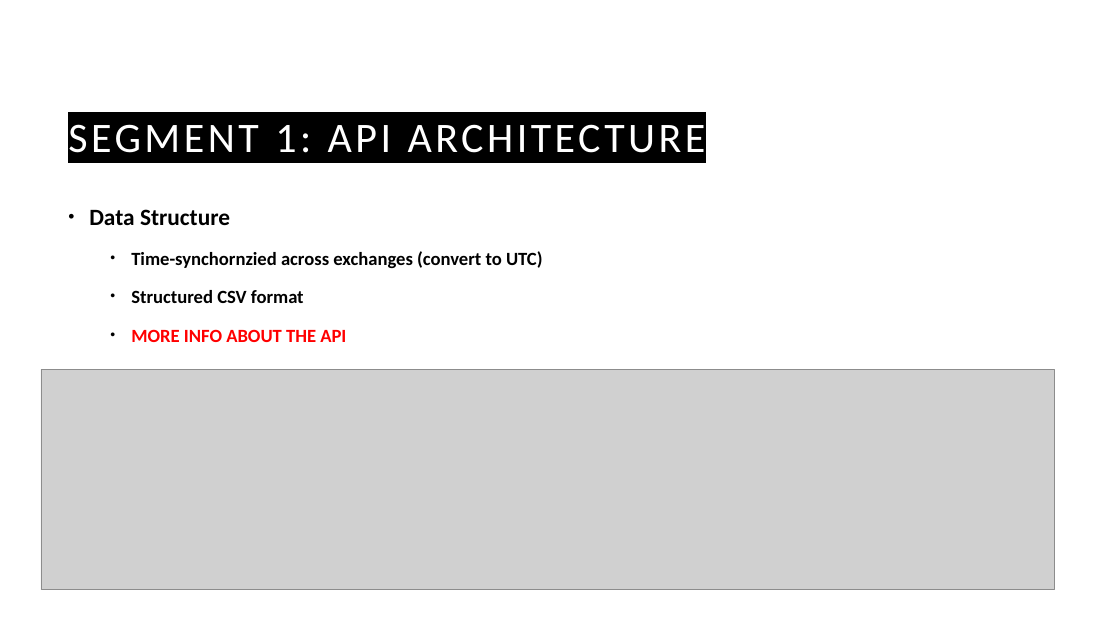
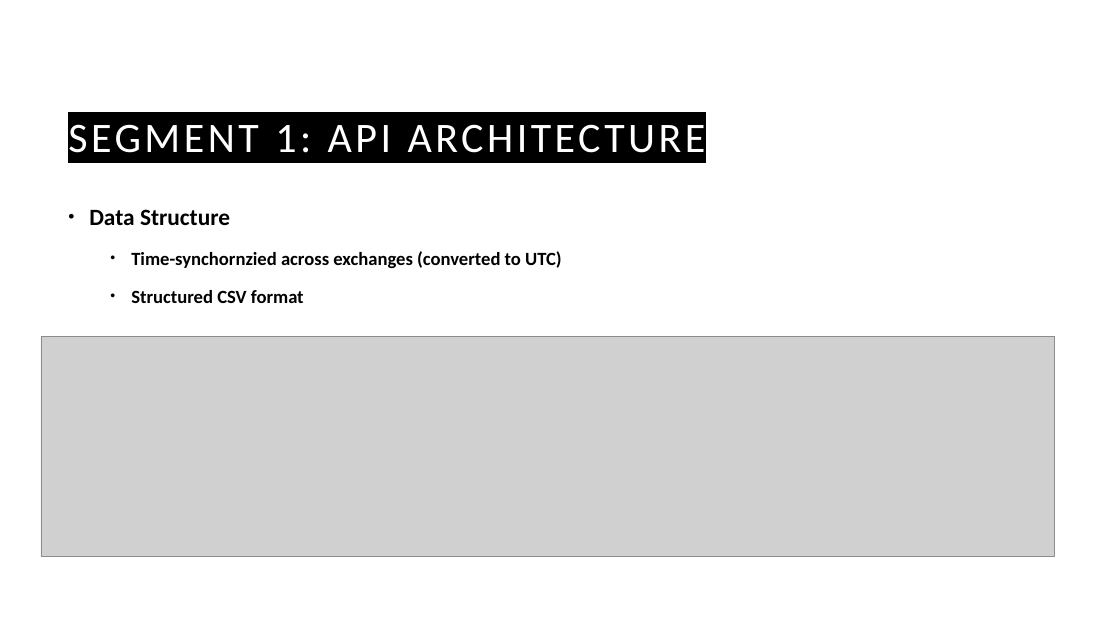
Before and after one commit to guyHarem/TAU_DS_Project, a slide deck: slide 7 of Presentations/Cryto Arbitrage P2.pptx (slide 6 before the commit). Drawn at 1120x630 pixels with LibreOffice and Linux fonts; fonts in the diff are those of the drawing; grey boxes stand for pictures; background and template pictures are left out. Boxes give left, top, right and bottom in pixels: in the first picture for what was removed or moved away, otherwise in the second. Text is boxed around its words. In the diff, an @@ line names an element or a change of style, - is before the commit and + after.

```diff
--- a/Presentations/Cryto Arbitrage P2.pptx
+++ b/Presentations/Cryto Arbitrage P2.pptx
@@ text at box(131, 251, 562, 268): text changed @@
-  • Time-synchornzied across exchanges (convert to UTC)
+  • Time-synchornzied across exchanges (converted to UTC)
@@ text at box(131, 329, 346, 342): paragraph removed @@
-  • MORE INFO ABOUT THE API
@@ picture: place and size @@
-picture at box(41, 370, 1054, 591)
+picture at box(41, 336, 1054, 557)
```
Also in this commit, not shown: 6 other slides changed, 3 slides added, 1 other file.
